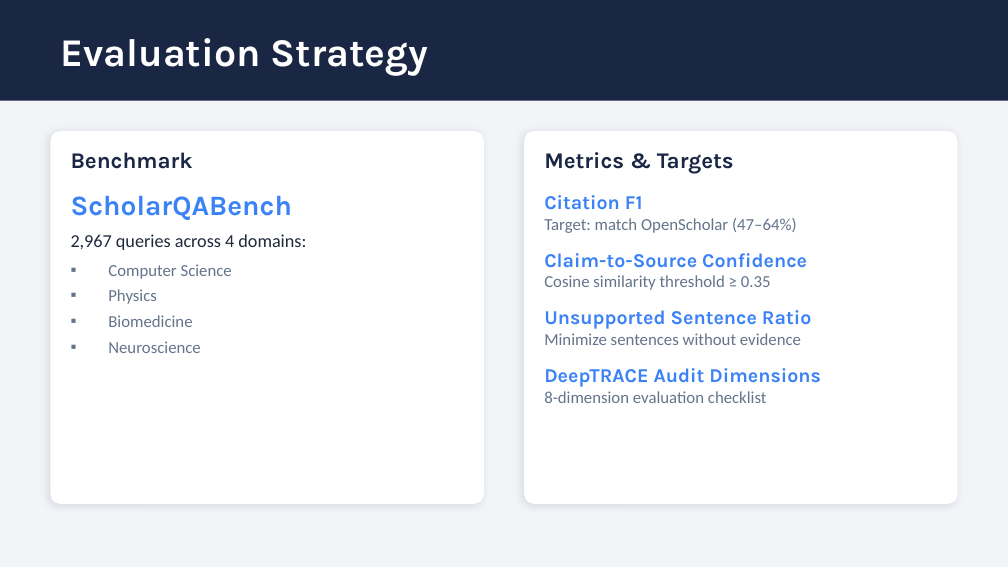
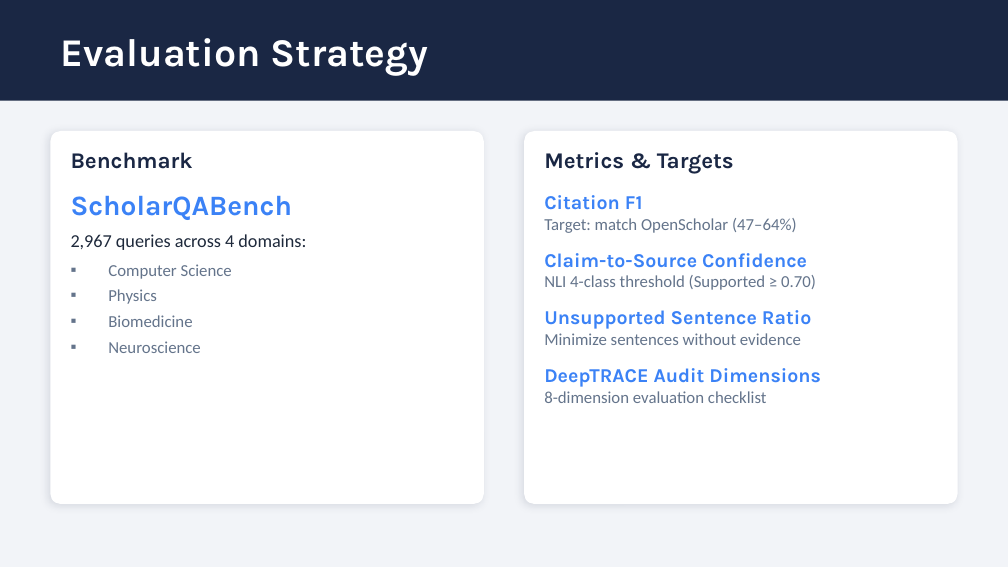
Before and after one commit to ishwaryaa05-del/citationtrace, a slide deck: slide 12 of CitationTrace_Slides.pptx. Drawn at 1008x567 pixels with LibreOffice and Linux fonts; fonts in the diff are those of the drawing. Boxes give left, top, right and bottom in pixels: in the first picture for what was removed or moved away, otherwise in the second. Text is boxed around its words. In the diff, an @@ line names an element or a change of style, - is before the commit and + after.

```diff
--- a/CitationTrace_Slides.pptx
+++ b/CitationTrace_Slides.pptx
@@ text at (544, 275, 816, 290): text changed @@
-Cosine similarity threshold ≥ 0.35
+NLI 4-class threshold (Supported ≥ 0.70)
```
Also in this commit, not shown: 4 other slides changed, 1 other file.
